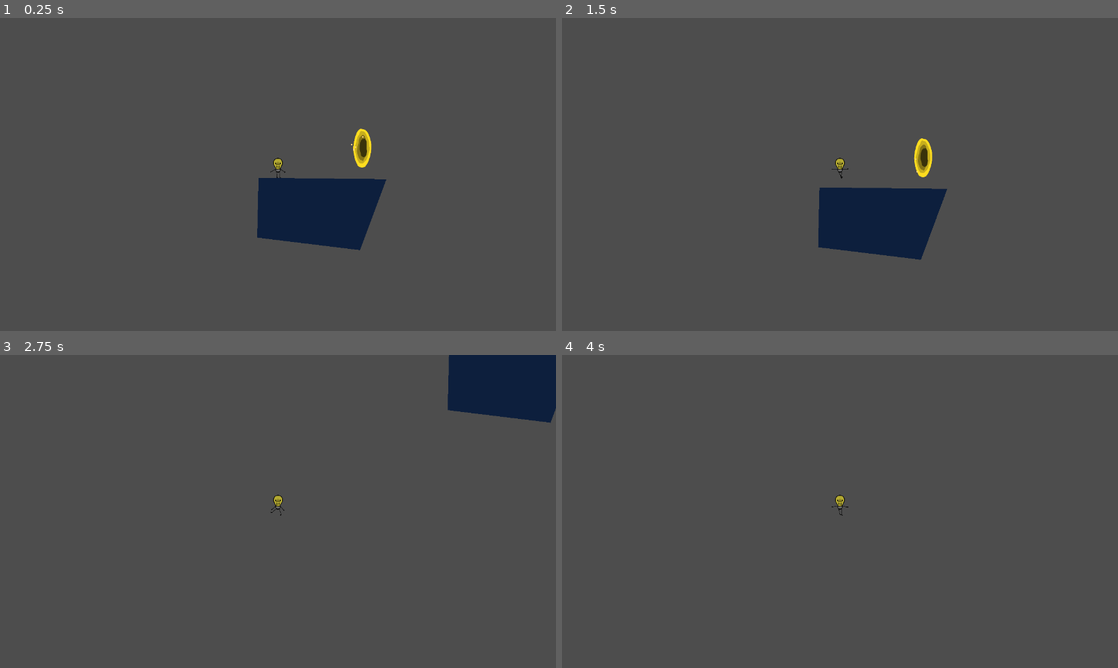
Above: before the commit, frames 1-4 (two rows, left to right).
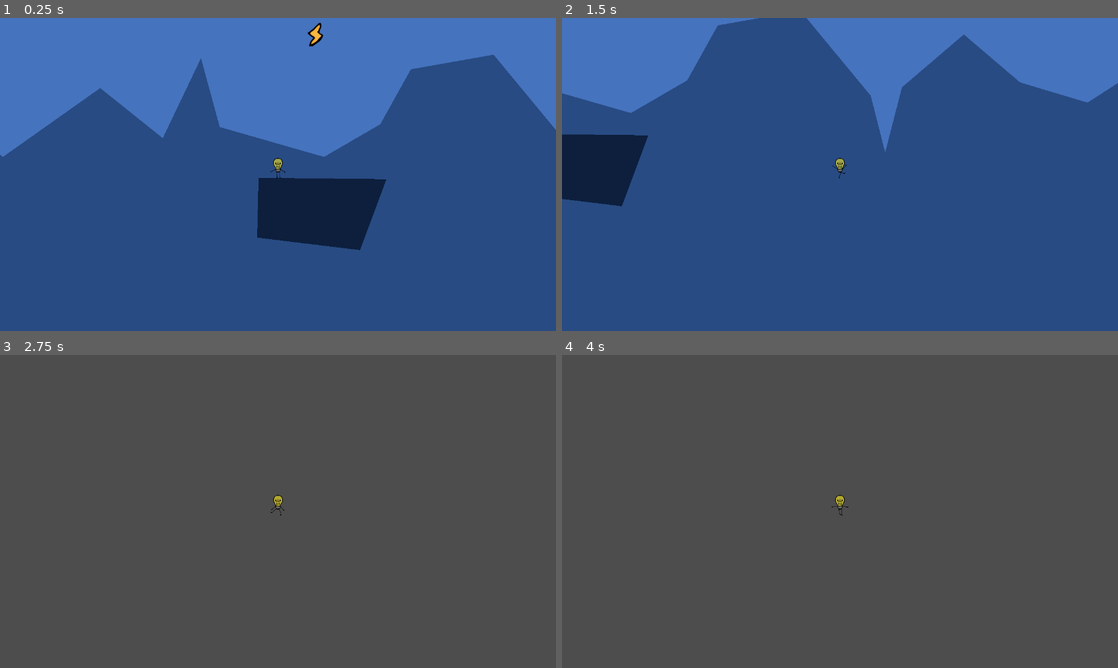
Above: after the commit, the same moments.

Repository: rasmussvala/Bigmode-Game-Jam-2025
Game: Godot game, scene res://scenes/levels/level_5.tscn
The game is run twice, just before and just after one commit, with the same random seed, the same clock (stepped at 60 frames per second) and the same inputs. This scene is started directly instead of the project's main scene.
Inputs:
- Up to frame 1 (0.25 s): no input
- Up to frame 2 (1.5 s): tap Enter at 0.5 s; hold Shift (dodge) 0.53-1.28 s; hold D (move_right) from 0.53 s (still down); tap Space (jump) at 0.77 s; tap Shift (dodge) at 1.35 s
- Up to frame 3 (2.75 s): tap Space (jump) at 1.52 s; release D (move_right) at 2.03 s; hold A (move_left) from 2.03 s (still down); hold Shift (dodge) from 2.03 s (still down)
- Up to frame 4 (4 s): release A (move_left) at 2.78 s; release Shift (dodge) at 2.78 s; hold D (move_right) from 2.78 s (still down); tap Shift (dodge) at 2.85 s; tap Space (jump) at 3.02, 3.5, 3.77 s; hold Shift (dodge) from 3.53 s (still down)

The runs differ from the first frame. In frame 1, 96% of the frame differs, in the area x 0-100%, y 0-100%; in frame 2, 100%; in frame 3, 3.8%; in frame 4, less than 0.1%.

Commit message:
added lvl 5

Diff:
--- a/scenes/levels/level_5.tscn
+++ b/scenes/levels/level_5.tscn
@@ -1,16 +1,64 @@
-[gd_scene load_steps=4 format=3 uid="uid://crvp28lxkhper"]
+[gd_scene load_steps=11 format=3 uid="uid://bjhw2s6gdcqhl"]
 
 [ext_resource type="PackedScene" uid="uid://cb3vh0dhrgdyp" path="res://scenes/player.tscn" id="1_loqov"]
 [ext_resource type="PackedScene" uid="uid://gr206ync62i2" path="res://scenes/levels/obstacles/obstacle_1.tscn" id="2_0cjdl"]
-[ext_resource type="PackedScene" uid="uid://bly0mnguraowr" path="res://scenes/next_level.tscn" id="3_nys1x"]
+[ext_resource type="PackedScene" uid="uid://bx2wrphdy35jy" path="res://scenes/next_level.tscn" id="3_nys1x"]
+[ext_resource type="PackedScene" uid="uid://bpskicg0fvhk2" path="res://scenes/background.tscn" id="4_qc4uw"]
+[ext_resource type="PackedScene" uid="uid://kitx24ssv88o" path="res://scenes/enemy.tscn" id="4_tcei4"]
+[ext_resource type="PackedScene" uid="uid://xn6csgl1f1d5" path="res://scenes/power_ups/dodge_refresh.tscn" id="5_ft0tb"]
+[ext_resource type="PackedScene" uid="uid://buoydlldpdqjf" path="res://scenes/levels/obstacles/obstacle_3.tscn" id="6_utk3c"]
+[ext_resource type="PackedScene" uid="uid://gy3f1dqjsiki" path="res://scenes/levels/obstacles/obstacle_2.tscn" id="7_euvwr"]
+[ext_resource type="PackedScene" uid="uid://fuekg0vgkssg" path="res://scenes/killzone.tscn" id="8_27hb3"]
+
+[sub_resource type="WorldBoundaryShape2D" id="WorldBoundaryShape2D_d8hkg"]
 
 [node name="Level5" type="Node2D"]
+
+[node name="Background" parent="." instance=ExtResource("4_qc4uw")]
+position = Vector2(-356, -331)
 
 [node name="Player" parent="." instance=ExtResource("1_loqov")]
 position = Vector2(-16, 2)
 
-[node name="Obstacle1" parent="." instance=ExtResource("2_0cjdl")]
+[node name="NextLevel" parent="." instance=ExtResource("3_nys1x")]
+position = Vector2(346, -472)
+
+[node name="Enemy" parent="NextLevel" instance=ExtResource("4_tcei4")]
+position = Vector2(-240, 1)
+
+[node name="Killzone" parent="." instance=ExtResource("8_27hb3")]
+
+[node name="CollisionShape2D" type="CollisionShape2D" parent="Killzone"]
+position = Vector2(90, 68)
+shape = SubResource("WorldBoundaryShape2D_d8hkg")
+
+[node name="Dodgerefreshes" type="Node" parent="."]
+
+[node name="DodgeRefresh" parent="Dodgerefreshes" instance=ExtResource("5_ft0tb")]
+position = Vector2(11, -85)
+
+[node name="DodgeRefresh2" parent="Dodgerefreshes" instance=ExtResource("5_ft0tb")]
+position = Vector2(12, -155)
+
+[node name="DodgeRefresh3" parent="Dodgerefreshes" instance=ExtResource("5_ft0tb")]
+position = Vector2(12, -222)
+
+[node name="DodgeRefresh4" parent="Dodgerefreshes" instance=ExtResource("5_ft0tb")]
+position = Vector2(13, -293)
+
+[node name="DodgeRefresh5" parent="Dodgerefreshes" instance=ExtResource("5_ft0tb")]
+position = Vector2(15, -365)
+
+[node name="DodgeRefresh6" parent="Dodgerefreshes" instance=ExtResource("5_ft0tb")]
+position = Vector2(17, -438)
+
+[node name="Obstacles" type="Node" parent="."]
+
+[node name="Obstacle1" parent="Obstacles" instance=ExtResource("2_0cjdl")]
 position = Vector2(1, 40)
 
-[node name="NextLevel" parent="." instance=ExtResource("3_nys1x")]
-position = Vector2(44, 1)
+[node name="Obstacle2" parent="Obstacles" instance=ExtResource("7_euvwr")]
+position = Vector2(103, -438)
+
+[node name="Obstacle3" parent="Obstacles" instance=ExtResource("6_utk3c")]
+position = Vector2(294, -439)
